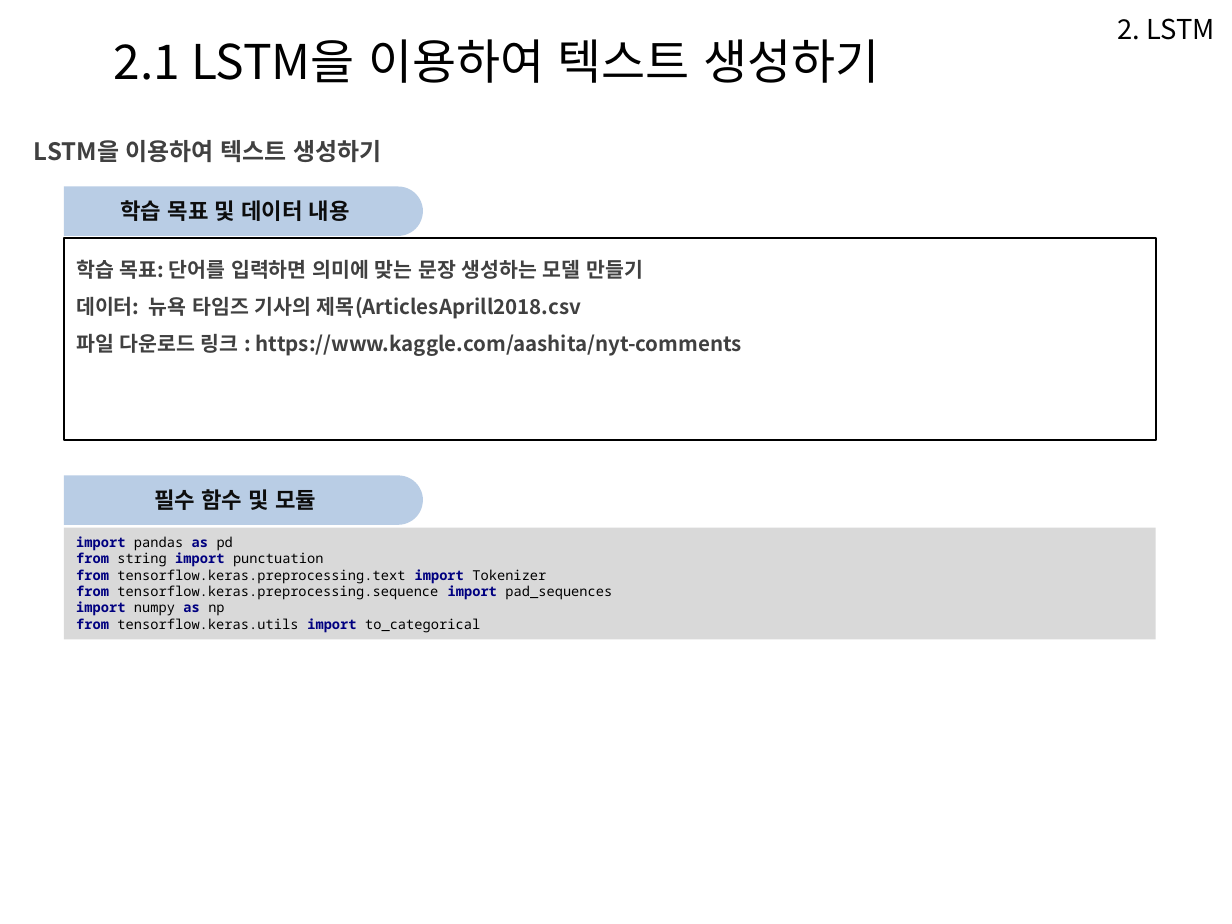
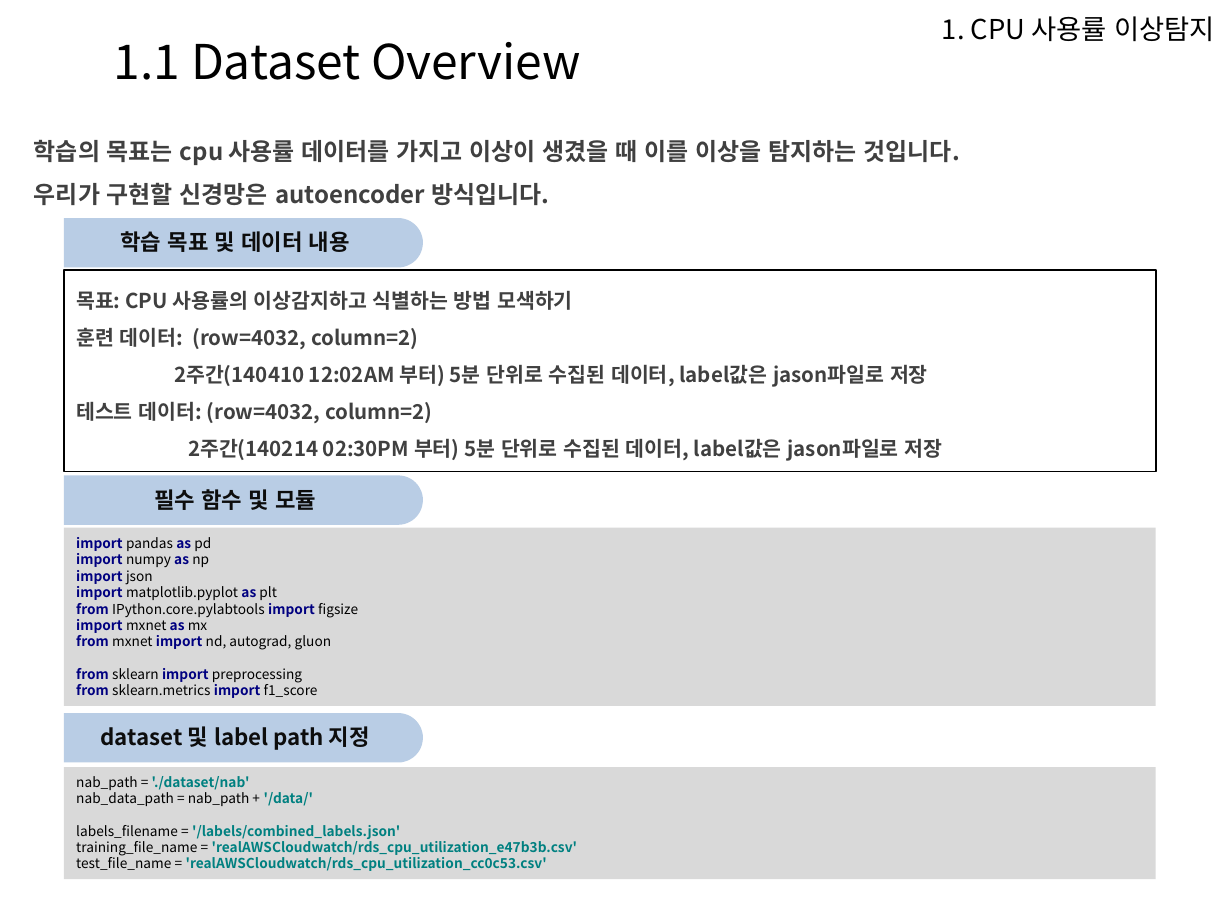
Before and after one commit to Heechul90/Tensorflow_RNN, a slide deck: slide 3 of text_generation/text_generation.pptx. Drawn at 1232x924 pixels with LibreOffice and Linux fonts; fonts in the diff are those of the drawing; background and template pictures are left out. Boxes give left, top, right and bottom in pixels: in the first picture for what was removed or moved away, otherwise in the second. Text is boxed around its words. In the diff, an @@ line names an element or a change of style, - is before the commit and + after.

Commit message:
text generation using rnn and lstm

```diff
--- a/text_generation/text_generation.pptx
+++ b/text_generation/text_generation.pptx
@@ text at box(942, 16, 1215, 42): text changed @@
-2. LSTM
+1. CPU 사용률 이상탐지
@@ text at box(114, 42, 581, 80): text changed @@
-2.1 LSTM을 이용하여 텍스트 생성하기
+1.1 Dataset Overview
@@ text removed at box(34, 140, 382, 162) @@
-LSTM을 이용하여 텍스트 생성하기
@@ text added at box(34, 140, 960, 205), 14 pt, text #404040, bold @@
+학습의 목표는 cpu 사용률 데이터를 가지고 이상이 생겼을 때 이를 이상을 탐지하는 것입니다.
+우리가 구현할 신경망은 autoencoder 방식입니다.
@@ rectangle removed at box(64, 239, 1156, 441) @@
-학습 목표: 단어를 입력하면 의미에 맞는 문장 생성하는 모델 만들기
-데이터: 뉴욕 타임즈 기사의 제목(ArticlesAprill2018.csv
-파일 다운로드 링크 : https://www.kaggle.com/aashita/nyt-comments
@@ round same rect: place and size @@
-round same rect at box(65, 187, 423, 236)
+round same rect at box(65, 217, 423, 267)
@@ rectangle "학습 목표 및 데이터 내용": place and size @@
-rectangle "학습 목표 및 데이터 내용" at box(67, 187, 404, 233)
+rectangle "학습 목표 및 데이터 내용" at box(67, 219, 404, 265)
@@ rectangle added at box(64, 270, 1156, 472), outline #000000 1 pt, 12 pt, text #404040, bold @@
+목표: CPU 사용률의 이상감지하고 식별하는 방법 모색하기
+훈련 데이터: (row=4032, column=2)
+2주간(140410 12:02AM 부터) 5분 단위로 수집된 데이터, label값은 jason파일로 저장
+테스트 데이터: (row=4032, column=2)
+2주간(140214 02:30PM 부터) 5분 단위로 수집된 데이터, label값은 jason파일로 저장
@@ rectangle "import pandas as pd import ...": place and size @@
-rectangle "import pandas as pd import ..." at box(64, 527, 1156, 639)
+rectangle "import pandas as pd import ..." at box(64, 527, 1156, 706)
@@ rectangle "import pandas as pd import ..." at box(64, 527, 1156, 706): vertical alignment top to middle @@
@@ text in rectangle at box(76, 537, 358, 698): text changed; font Noto Sans Mono to Noto Sans CJK KR @@
-import pandas as pd
-from string import punctuation
-from tensorflow.keras.preprocessing.text import Tokenizer
-from tensorflow.keras.preprocessing.sequence import pad_sequences
-import numpy as np
-from tensorflow.keras.utils import to_categorical
+import pandas as pd
+import numpy as np
+import json
+import matplotlib.pyplot as plt
+from IPython.core.pylabtools import figsize
+import mxnet as mx
+from mxnet import nd, autograd, gluon
+from sklearn import preprocessing
+from sklearn.metrics import f1_score
@@ round same rect added at box(65, 713, 423, 762), fill #B9CDE5 @@
@@ rectangle added at box(67, 715, 404, 760), fill #B9CDE5, 13 pt, text #0D0D0D, bold @@
+dataset 및 label path 지정
@@ rectangle added at box(64, 768, 1156, 880), fill #D9D9D9, 8 pt, text #008080, bold @@
+nab_path = './dataset/nab'
+nab_data_path = nab_path + '/data/'
+labels_filename = '/labels/combined_labels.json'
+training_file_name = 'realAWSCloudwatch/rds_cpu_utilization_e47b3b.csv'
+test_file_name = 'realAWSCloudwatch/rds_cpu_utilization_cc0c53.csv'
```
Also in this commit, not shown: 1 other slide changed, 15 slides added, 1 slide removed, 1 other file.
